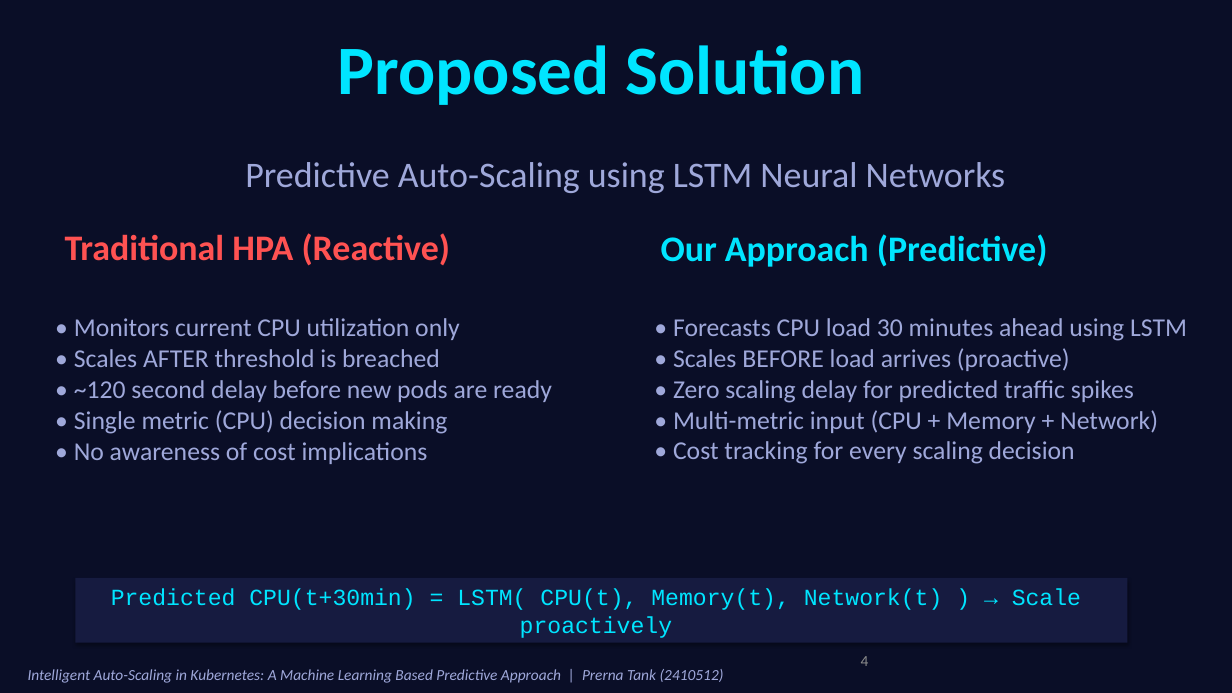
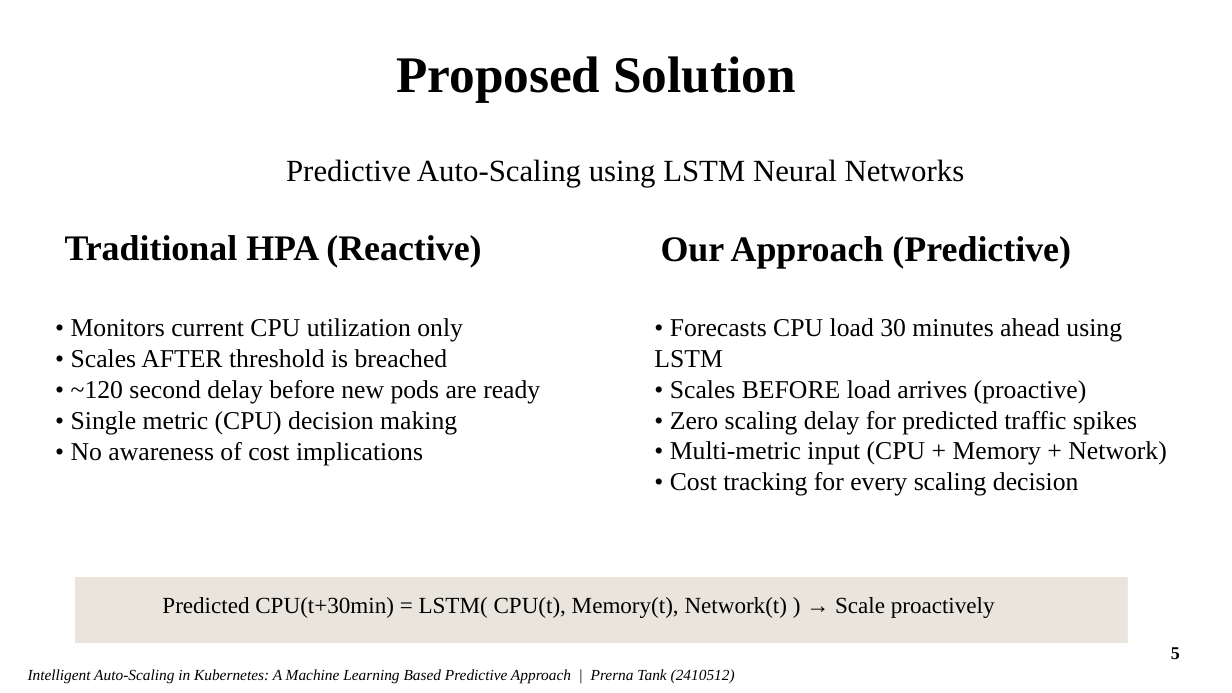
Before and after one commit to prerna3640/HA-K8S1, a slide deck: slide 5 of presentation/Thesis_Presentation_Prerna_Tank.pptx (slide 4 before the commit). Drawn at 1232x693 pixels with LibreOffice and Linux fonts; fonts in the diff are those of the drawing; background and template pictures are left out. Boxes give left, top, right and bottom in pixels: in the first picture for what was removed or moved away, otherwise in the second. Text is boxed around its words. In the diff, an @@ line names an element or a change of style, - is before the commit and + after.

```diff
--- a/presentation/Thesis_Presentation_Prerna_Tank.pptx
+++ b/presentation/Thesis_Presentation_Prerna_Tank.pptx
@@ background #0A0E27 to #FFFFFF @@
@@ text "Proposed Solution" moved from (x1=338, y1=45, x2=864, y2=105) to (x1=396, y1=56, x2=795, y2=103) @@
@@ text "Proposed Solution" at (x1=396, y1=56, x2=795, y2=103): size 54 to 40 pt, font Calibri to Times New Roman, text colour #00E5FF to #000000 @@
@@ text "Predictive Auto-Scaling using LSTM Neural ..." at (x1=286, y1=159, x2=965, y2=187): size 28 to 24 pt, font Calibri to Times New Roman, text colour #9FA8DA to #000000 @@
@@ text "Traditional HPA (Reactive)" at (x1=65, y1=235, x2=481, y2=268): font Calibri to Times New Roman, text colour #FF5252 to #000000 @@
@@ text "Our Approach (Predictive)" at (x1=661, y1=236, x2=1071, y2=268): font Calibri to Times New Roman, text colour #00E5FF to #000000 @@
@@ font Calibri to Times New Roman, text colour #9FA8DA to #000000 in 3 elements at (x1=28, y1=669, x2=735, y2=684), (x1=71, y1=318, x2=540, y2=465), (x1=654, y1=318, x2=1166, y2=496) @@
@@ text "Predicted CPU(t+30min) = LSTM( CPU(t), ..." moved from (x1=111, y1=589, x2=1081, y2=638) to (x1=162, y1=597, x2=995, y2=618) @@
@@ text "Predicted CPU(t+30min) = LSTM( CPU(t), ..." at (x1=162, y1=597, x2=995, y2=618): font Courier New to Times New Roman, text colour #00E5FF to #000000 @@
@@ rectangle at (x1=76, y1=579, x2=1128, y2=643): fill #161B40 to #E9E5DC; shadow off @@
@@ page number removed at (x1=861, y1=656, x2=869, y2=666) @@
-4
@@ ellipse added at (x1=1155, y1=632, x2=1196, y2=673), outline #FFFFFF 1 pt @@
@@ page number added at (x1=1171, y1=647, x2=1180, y2=659), 14 pt, text #000000, bold @@
+5
```
Also in this commit, not shown: 17 other slides changed, 5 slides added, 2 slides removed, 60 other files.
